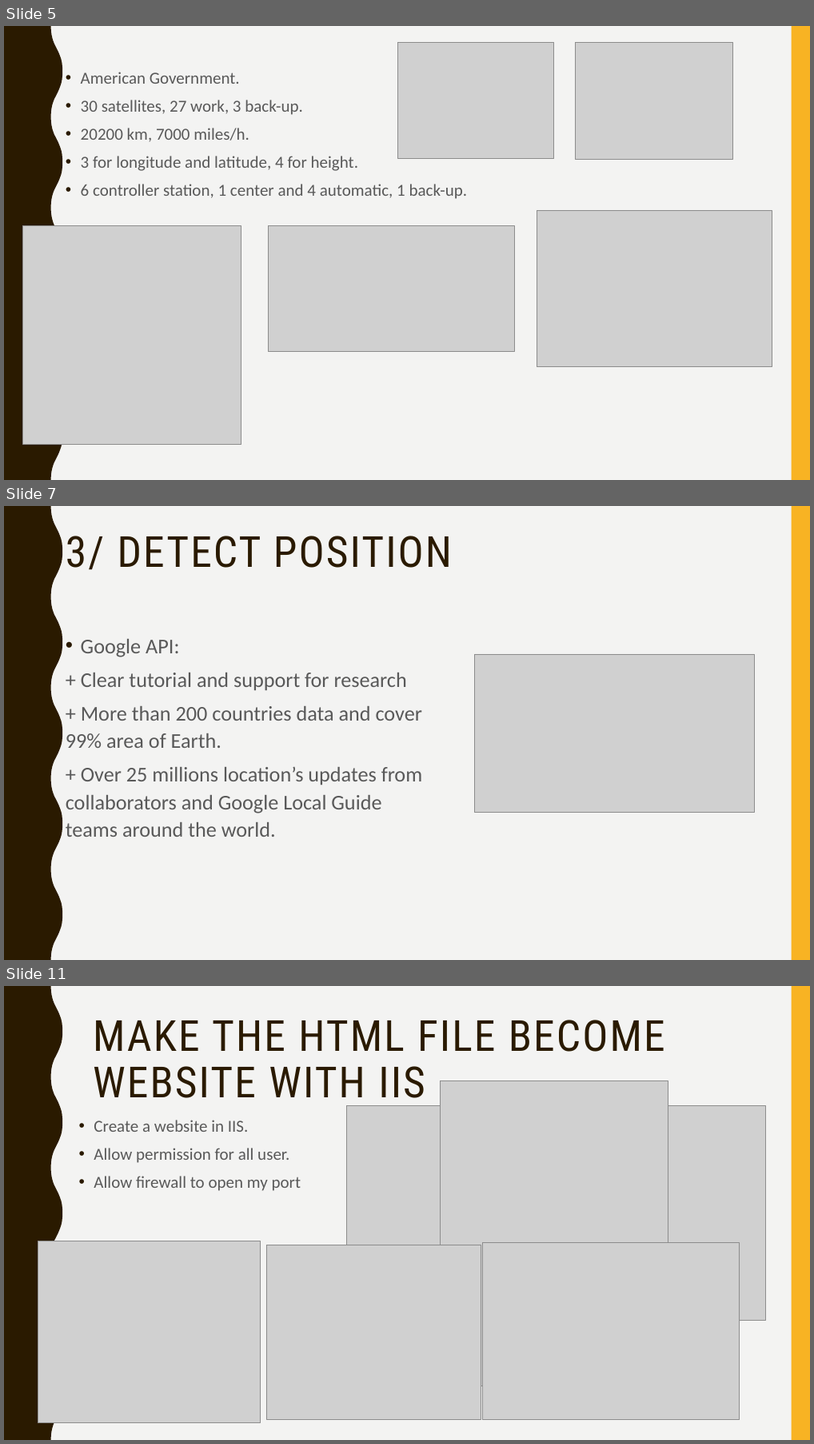
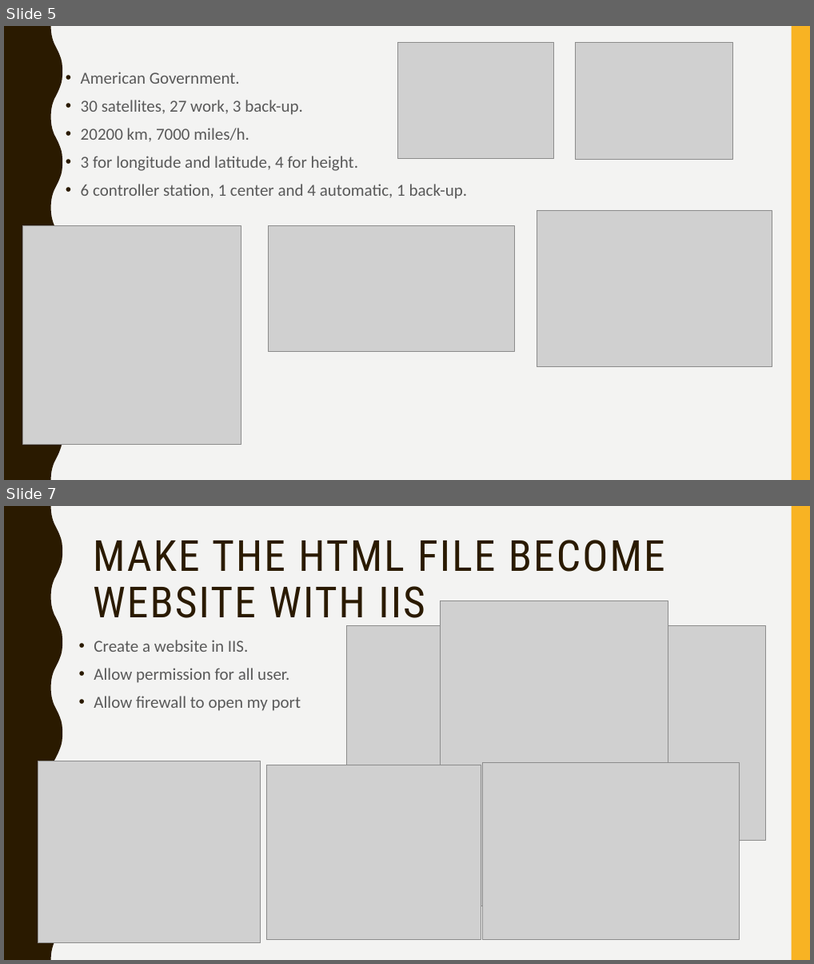
Before and after one commit to GiangHLe/GPS, a slide deck: GPS DETECTER PROJECT.pptx. Shown one above the other, each under a label of ours: slides 5, 7 and 11 before the commit, slides 5 and 7 after it; the slides between them are not shown. The pictures are 814x1444 and 814x964 pixels, drawn with LibreOffice and Linux fonts; fonts in the diff are those of the drawing; grey boxes stand for pictures. Boxes give left, top, right and bottom in pixels: in the first picture for what was removed or moved away, otherwise in the second. Text is boxed around its words. In the diff, an @@ line names an element or a change of style, - is before the commit and + after.

```diff
--- a/GPS DETECTER PROJECT.pptx
+++ b/GPS DETECTER PROJECT.pptx
@@ slide 7 removed at (x1=4, y1=506, x2=810, y2=960), background #F3F3F2; not listed: 2 template elements that a slide beside it also shows @@
@@ title removed at (x1=66, y1=536, x2=452, y2=570) @@
-3/ DETECT POSITION
@@ text removed at (x1=66, y1=639, x2=422, y2=836) @@
-• Google API:
-+ Clear tutorial and support for research
-+ More than 200 countries data and cover 99% area of Earth.
-+ Over 25 millions location’s updates from collaborators and Google Local Guide teams around the world.
@@ picture removed at (x1=474, y1=654, x2=754, y2=812) @@
@@ what was slide 11 is now slide 7 @@
```
Also in this commit, not shown: 2 slides changed, 4 other slides removed, 2 other files.
